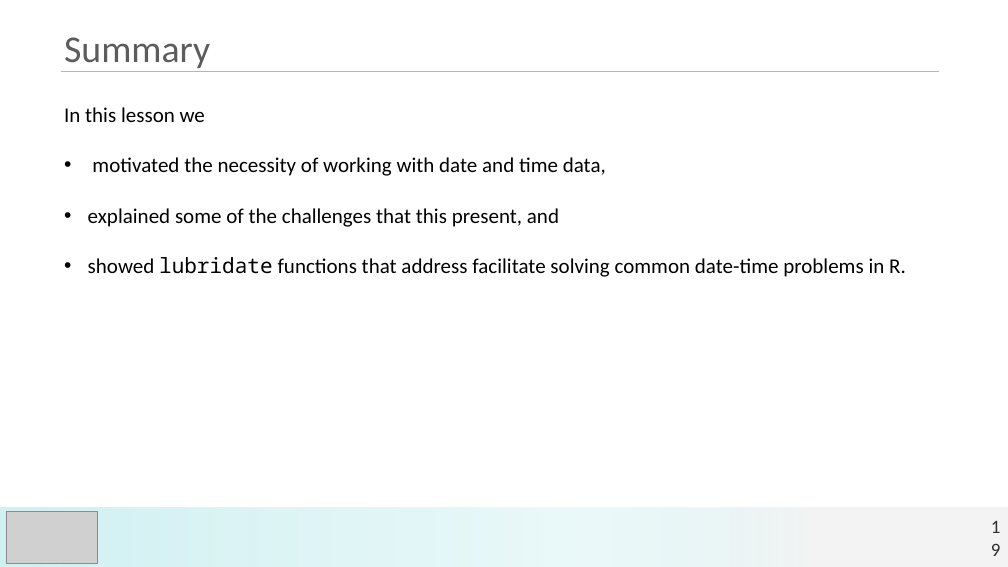
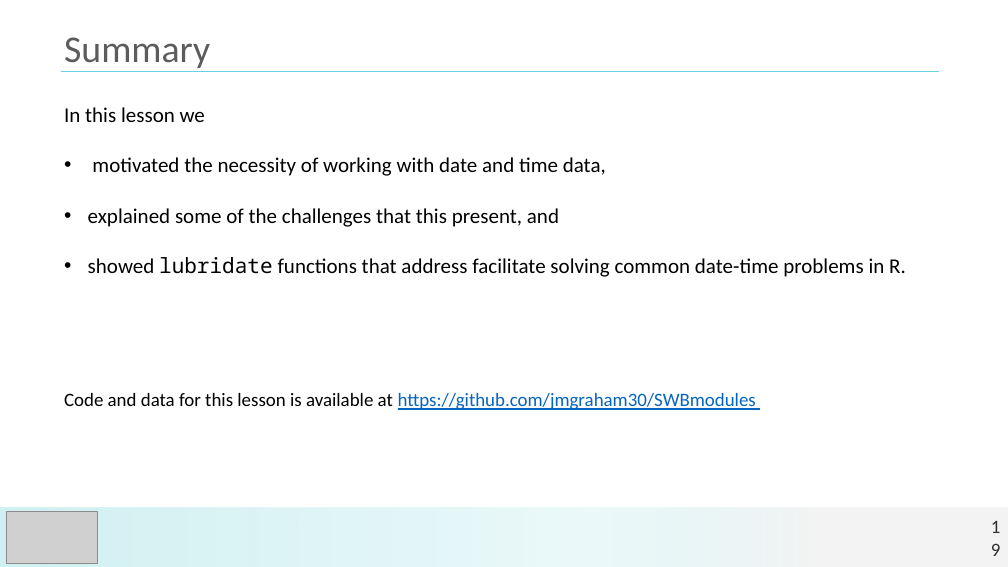
Before and after one commit to jmgraham30/SWBmodules, a slide deck: slide 19 of slides/date_time_lecture.pptx. Drawn at 1008x567 pixels with LibreOffice and Linux fonts; fonts in the diff are those of the drawing; grey boxes stand for pictures. Boxes give left, top, right and bottom in pixels: in the first picture for what was removed or moved away, otherwise in the second. Text is boxed around its words. In the diff, an @@ line names an element or a change of style, - is before the commit and + after.

```diff
--- a/slides/date_time_lecture.pptx
+++ b/slides/date_time_lecture.pptx
@@ text added at (64, 393, 756, 410), 18 pt, text #0563C1, underline @@
+Code and data for this lesson is available at https://github.com/jmgraham30/SWBmodules
```
Also in this commit, not shown: 1 other file.
